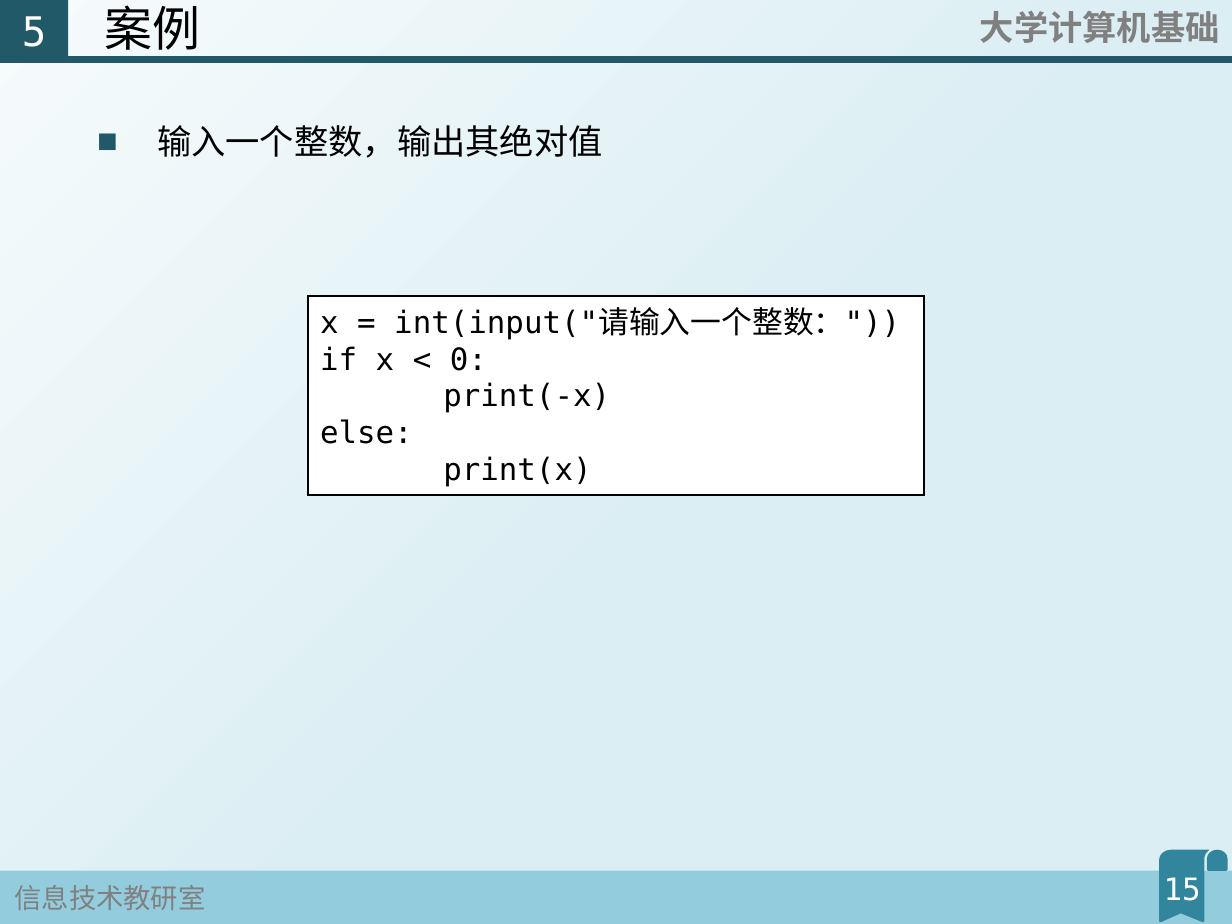
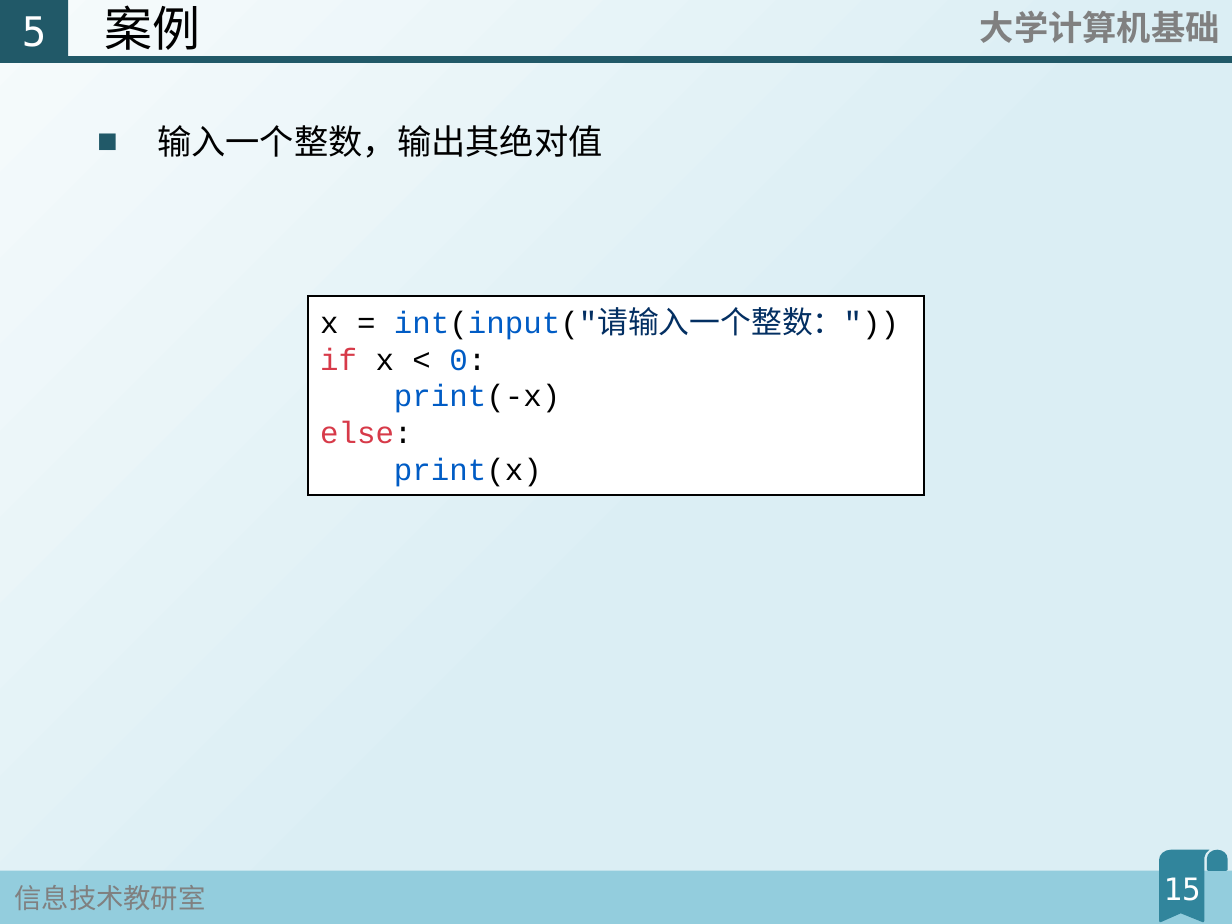
Before and after one commit to fjzfmxd/-, a slide deck: slide 15 of 5Python程序控制结构/幻灯片.pptx. Drawn at 1232x924 pixels with LibreOffice and Linux fonts; fonts in the diff are those of the drawing. Boxes give left, top, right and bottom in pixels: in the first picture for what was removed or moved away, otherwise in the second. Text is boxed around its words. In the diff, an @@ line names an element or a change of style, - is before the commit and + after.

```diff
--- a/5Python程序控制结构/幻灯片.pptx
+++ b/5Python程序控制结构/幻灯片.pptx
@@ rectangle "x = int(input("请输入一个整数："))" at (308, 296, 924, 495): font DejaVu Sans Mono to Courier New; text colour #000000 to #005CC5 in "int(input("请输入一个整数："))", "0:", "print(-x)", "print(x)"; text colour #000000 to #032F62 in "int(input("请输入一个整数："))"; text colour #000000 to #D73A49 in "if", "else:" @@
```
Also in this commit, not shown: 2 other slides changed, 2 other files.
